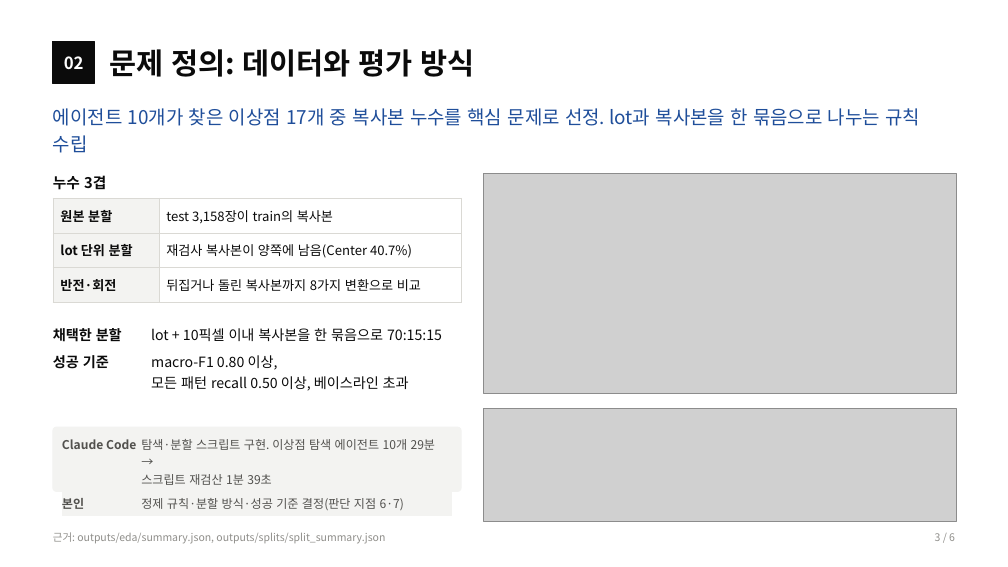
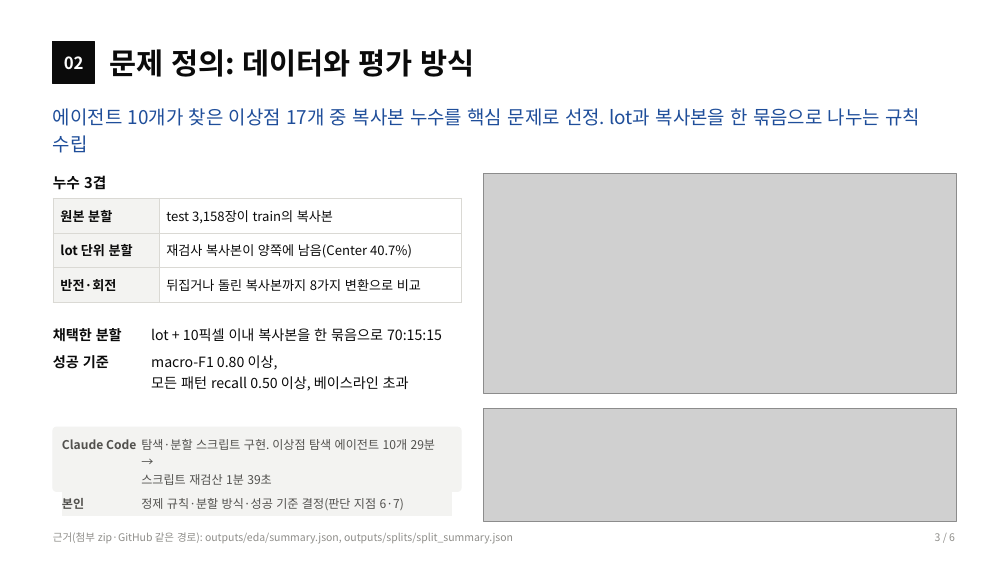
Before and after one commit to sl2ver/wm811k-wafer-defect-classification, a slide deck: slide 3 of portfolio/portfolio.pptx. Drawn at 1008x567 pixels with LibreOffice and Linux fonts; fonts in the diff are those of the drawing; grey boxes stand for pictures. Boxes give left, top, right and bottom in pixels: in the first picture for what was removed or moved away, otherwise in the second. Text is boxed around its words. In the diff, an @@ line names an element or a change of style, - is before the commit and + after.

```diff
--- a/portfolio/portfolio.pptx
+++ b/portfolio/portfolio.pptx
@@ text at [53,532,513,544]: text changed @@
-근거: outputs/eda/summary.json, outputs/splits/split_summary.json
+근거(첨부 zip·GitHub 같은 경로): outputs/eda/summary.json, outputs/splits/split_summary.json
```
Also in this commit, not shown: 4 other slides changed, 11 other files.
